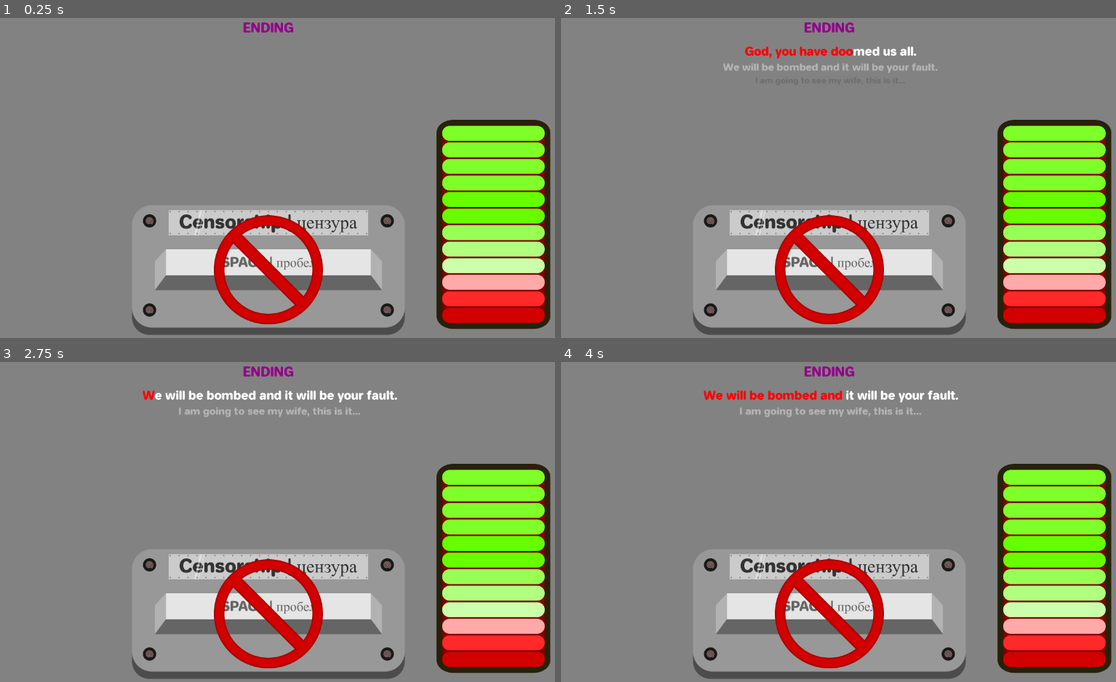
Above: before the commit, frames 1-4 (two rows, left to right).
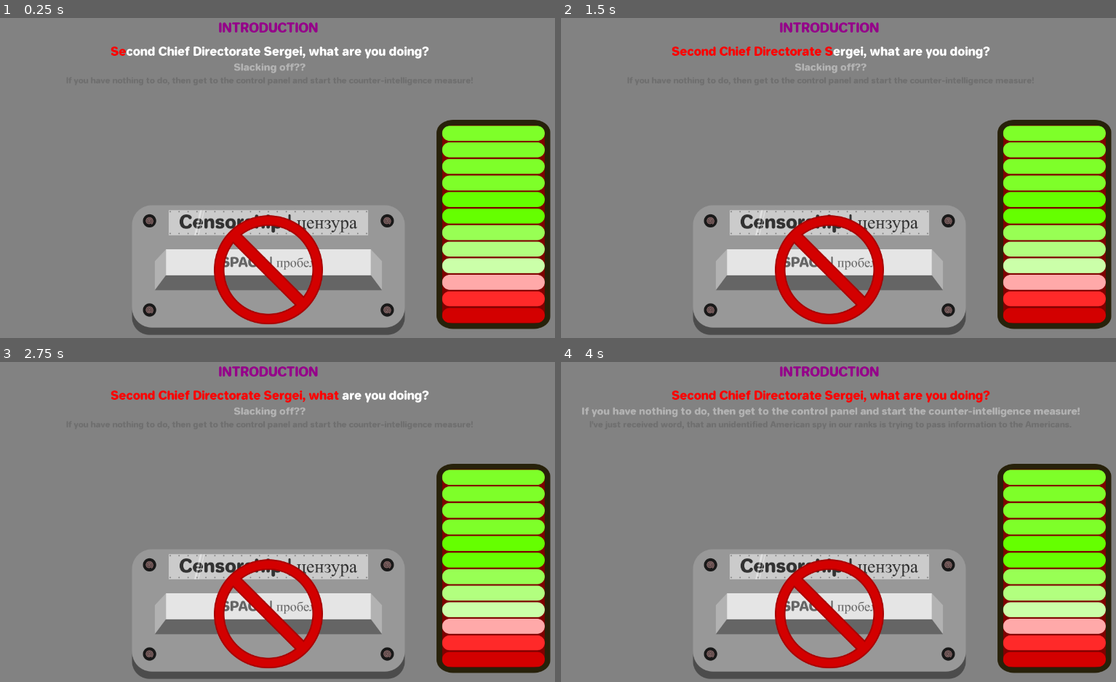
Above: after the commit, the same moments.

Repository: panorb/ludum-dare-49
Game: Godot game, scene res://Game/Game.tscn
Same seed, same stepped clock (60 frames per second), same inputs: the game is played once before the commit and once after it. Sound files missing from this copy of the repository are replaced by a short silence.
Inputs:
- Up to frame 1 (0.25 s): no input
- Up to frame 2 (1.5 s): no input
- Up to frame 3 (2.75 s): no input
- Up to frame 4 (4 s): no input

The runs differ from the first frame. In frame 1, 1.4% of the frame differs, in the area x 19-78%, y 1-18%; in frame 2, 1.7%; in frame 3, 1.8%; in frame 4, 2.3%, in the area x 3-94%, y 1-18%.

Commit message:
Back to beginning

Diff:
--- a/godot/Game/game.gd
+++ b/godot/Game/game.gd
@@ -18,7 +18,7 @@
 func _ready():
 	playback.load_character("russian-officer")
 	censor_button.enabled = false
-	_start_chapter("ending-bad")
+	_start_chapter("beginning")
 
 	playback.connect("chapter_ended", self, "_on_chapter_playback_ended")
 	evaluation.connect("evaluation_finished", self, "_on_chapter_evaluation_finished")
